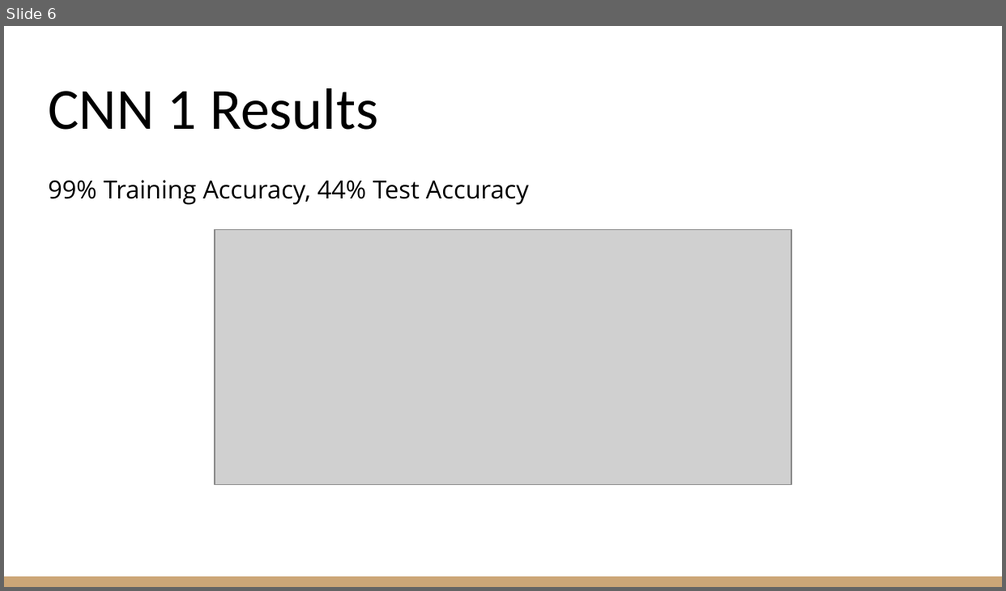
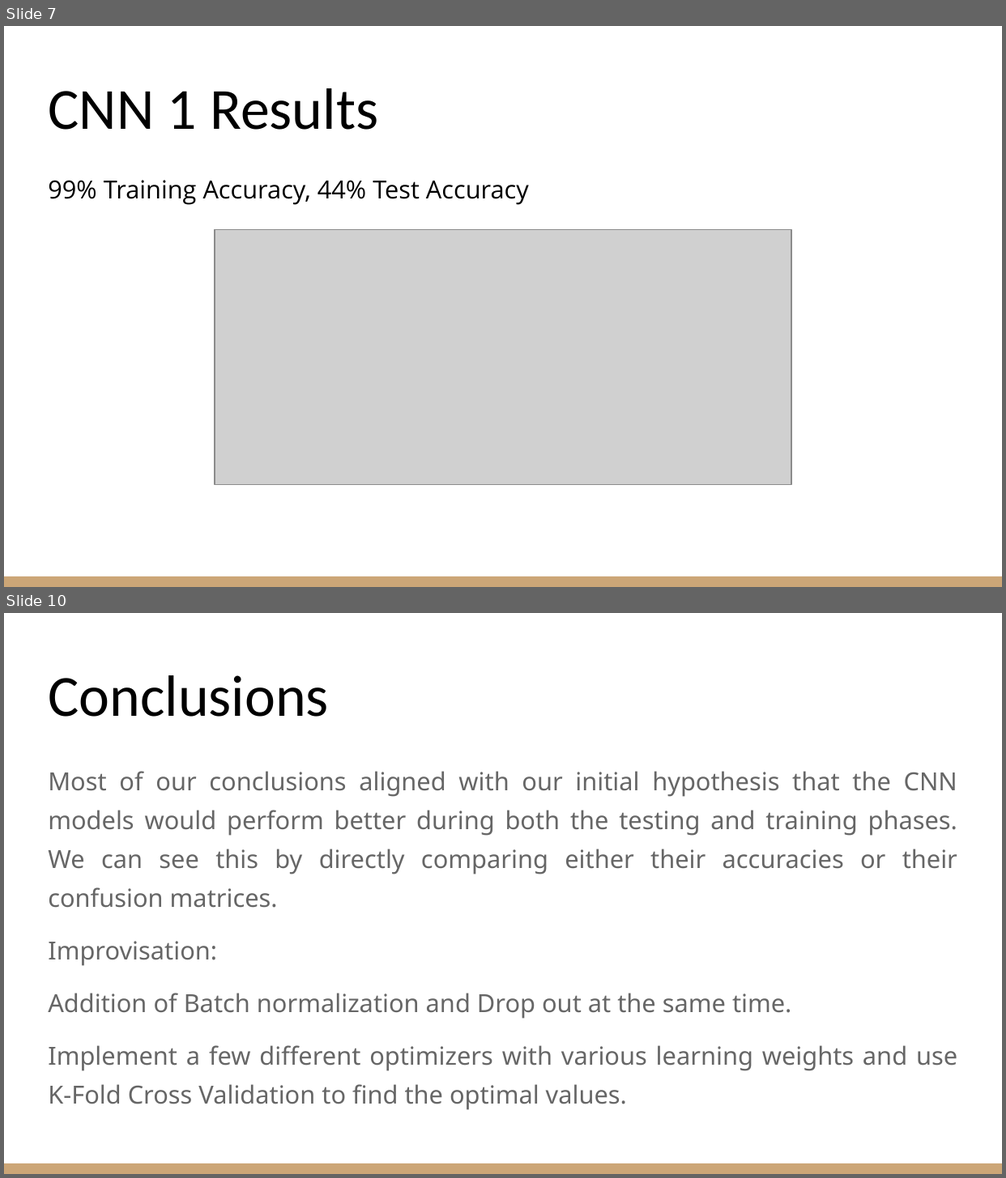
Before and after one commit to fathimakg/instagramtagsearch, a slide deck: Final-Group-Presentation/Machine Learning Final.pptx. Shown one above the other, each under a label of ours: slide 6 before the commit, slides 7 and 10 after it; the slides between them are not shown. The pictures are 1006x591 and 1006x1178 pixels, drawn with LibreOffice and Linux fonts; fonts in the diff are those of the drawing; grey boxes stand for pictures. Boxes give left, top, right and bottom in pixels: in the first picture for what was removed or moved away, otherwise in the second. Text is boxed around its words. In the diff, an @@ line names an element or a change of style, - is before the commit and + after.

```diff
--- a/Final-Group-Presentation/Machine Learning Final.pptx
+++ b/Final-Group-Presentation/Machine Learning Final.pptx
@@ slide 10 added at (x1=4, y1=613, x2=1002, y2=1174), background #FFFFFF; not listed: 1 template element that a slide beside it also shows @@
@@ title added at (x1=48, y1=675, x2=329, y2=717), 42 pt, text #000000 @@
+Conclusions
@@ text added at (x1=48, y1=771, x2=957, y2=1110), 18 pt, text #666666 @@
+Most of our conclusions aligned with our initial hypothesis that the CNN models would perform better during both the testing and training phases. We can see this by directly comparing either their accuracies or their confusion matrices.
+Improvisation:
+Addition of Batch normalization and Drop out at the same time.
+Implement a few different optimizers with various learning weights and use K-Fold Cross Validation to find the optimal values.
@@ what was slide 6 is now slide 7 @@
```
Also in this commit, not shown: 4 other slides added, 3 slides removed.
